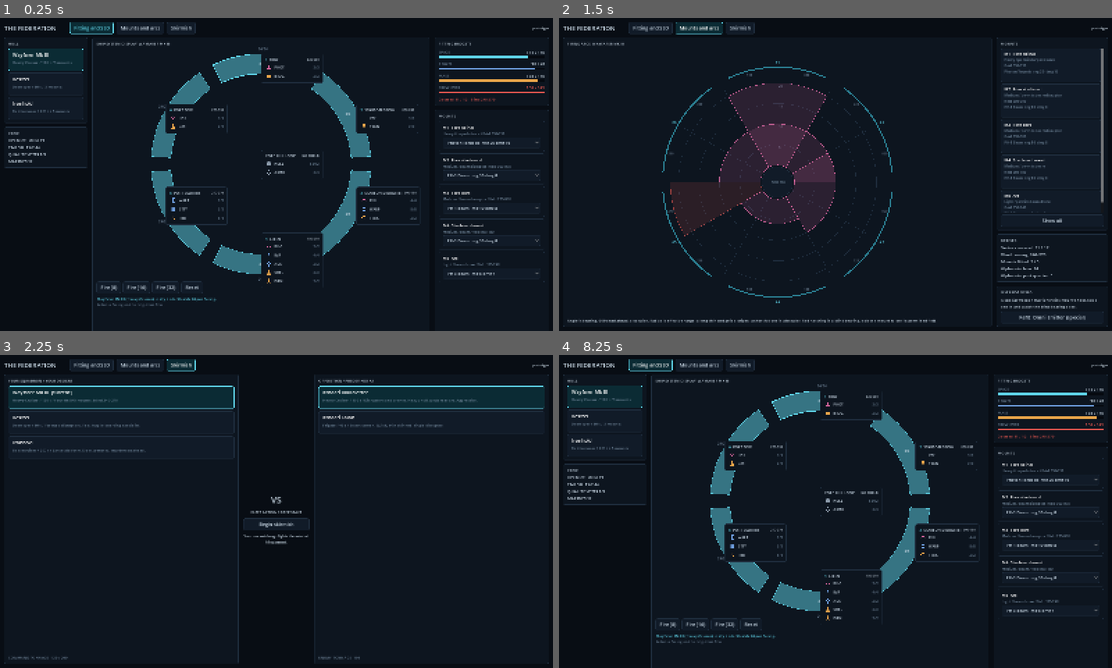
Above: before the commit, frames 1-4 (two rows, left to right).
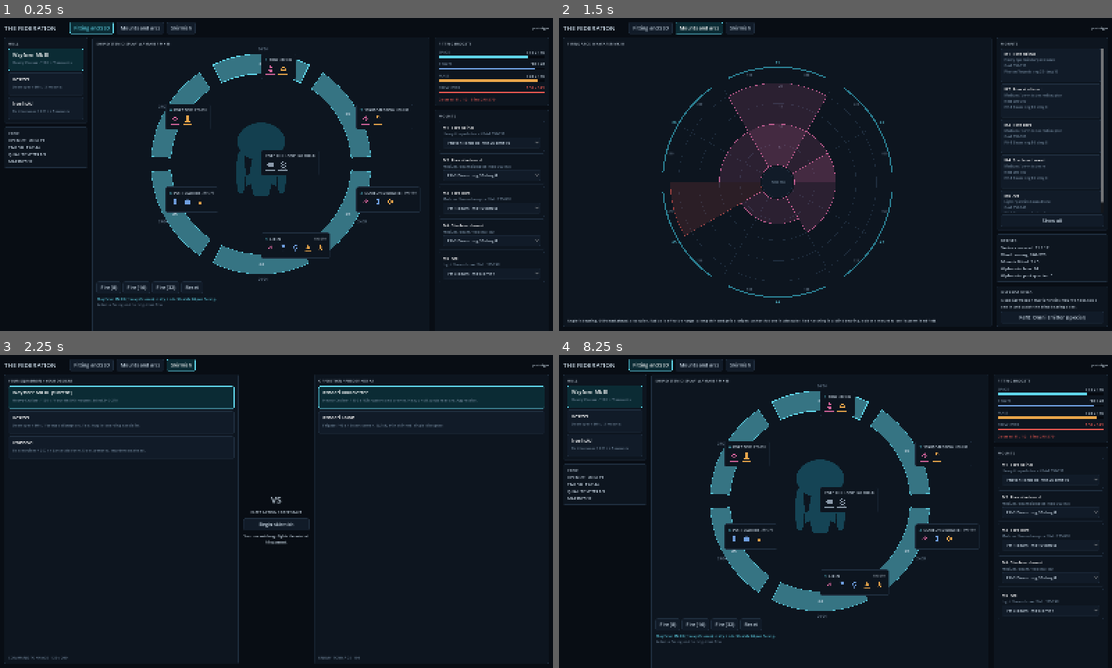
Above: after the commit, the same moments.

Repository: RubenTipparach/the-federation
Game: Godot game, scene res://scenes/main.tscn
Same seed, same stepped clock (60 frames per second), same inputs: the game is played once before the commit and once after it.
Inputs:
- Up to frame 1 (0.25 s): no input
- Up to frame 2 (1.5 s): click "Fitting and SSD" at 0.5 s; click "Mounts and arcs" at 1.25 s
- Up to frame 3 (2.25 s): click "Skirmish" at 2 s
- Up to frame 4 (8.25 s): click "Begin skirmish" at 2.75 s; click "Tactical" at 3.5 s; click "Cinematic" at 4.25 s; click "Fire beams" at 5 s; click "Fire heavy" at 5.75 s; click "Reinforce weakest" at 6.5 s; click "Disengage" at 7.25 s; click "Fitting and SSD" at 8 s

The runs differ from the first frame. In frame 1, 3.3% of the frame differs, in the area x 29-76%, y 12-85%; in frame 2, nothing differs; in frame 3, nothing differs; in frame 4, 3.3%.

Commit message:
Put the ship back under the SSD and compact the slots
The plate lost the hull when it moved into Godot. A committed hull mesh now
renders behind the ring in its own viewport, seen straight down with the bow
up, the same framing the combat plan inset uses, so the sectors sit on the
part of the ship they describe and switching hulls switches the silhouette.

Subsystems are slots now: an icon and a health bar, five to a row. Health is
the glance, the tooltip carries the code, the box count, and the mount for
when the player wants them. An empty facing says so in its header instead of
listing nothing.

Co-Authored-By: Claude Opus 5 <noreply@anthropic.com>
Claude-Session: https://claude.ai/code/session_01CvwCzyN7nJMTRzM6y36WyC

Diff:
--- /dev/null
+++ b/assets/materials/mat_hull_plate.tres
@@ -0,0 +1,13 @@
+[gd_resource type="StandardMaterial3D" format=3]
+
+; The hull under the ship systems display. Dimmer and less emissive than the
+; tactical hull material so the plate's panels stay the thing being read, with
+; enough shading left for the silhouette to have depth.
+
+[resource]
+albedo_color = Color(0.15, 0.26, 0.33, 1)
+metallic = 0.1
+roughness = 0.85
+emission_enabled = true
+emission = Color(0.09, 0.28, 0.34, 1)
+emission_energy_multiplier = 1.0
--- a/scenes/fitting.tscn
+++ b/scenes/fitting.tscn
@@ -1,8 +1,9 @@
-[gd_scene load_steps=4 format=3]
+[gd_scene load_steps=5 format=3]
 
 [ext_resource type="Script" path="res://src/ui/fitting_screen.gd" id="1"]
 [ext_resource type="Script" path="res://src/ui/ssd_control.gd" id="2"]
 [ext_resource type="PackedScene" path="res://scenes/ui/budget_bar.tscn" id="3"]
+[ext_resource type="PackedScene" path="res://scenes/ui/hull_view.tscn" id="4"]
 
 [node name="Fitting" type="HBoxContainer"]
 anchors_preset = 15
@@ -70,6 +71,20 @@
 custom_minimum_size = Vector2(0, 660)
 script = ExtResource("2")
 
+[node name="HullView" parent="Center/V/Ring" instance=ExtResource("4")]
+layout_mode = 1
+anchors_preset = 8
+anchor_left = 0.5
+anchor_top = 0.5
+anchor_right = 0.5
+anchor_bottom = 0.5
+offset_left = -280.0
+offset_top = -280.0
+offset_right = 280.0
+offset_bottom = 280.0
+grow_horizontal = 2
+grow_vertical = 2
+
 [node name="Sector0" type="Control" parent="Center/V/Ring"]
 layout_mode = 1
 anchors_preset = 8
--- /dev/null
+++ b/scenes/ui/hull_view.tscn
@@ -0,0 +1,31 @@
+[gd_scene load_steps=3 format=3]
+
+[ext_resource type="Script" path="res://src/ui/hull_view.gd" id="1"]
+[ext_resource type="Material" path="res://assets/materials/mat_hull_plate.tres" id="2"]
+
+[node name="HullView" type="SubViewportContainer"]
+stretch = true
+mouse_filter = 2
+modulate = Color(1, 1, 1, 0.85)
+script = ExtResource("1")
+
+[node name="View" type="SubViewport" parent="."]
+own_world_3d = true
+transparent_bg = true
+handle_input_locally = false
+size = Vector2i(560, 560)
+render_target_update_mode = 4
+
+[node name="Rig" type="Node3D" parent="View"]
+
+[node name="Hull" type="MeshInstance3D" parent="View/Rig"]
+material_override = ExtResource("2")
+
+[node name="Key" type="DirectionalLight3D" parent="View/Rig"]
+transform = Transform3D(1, 0, 0, 0, 0.5, 0.86, 0, -0.86, 0.5, 0, 12, 6)
+light_energy = 1.4
+
+[node name="Camera" type="Camera3D" parent="View/Rig"]
+transform = Transform3D(1, 0, 0, 0, 0, -1, 0, 1, 0, 0, 20, 0)
+projection = 1
+size = 9.0
--- a/scenes/ui/sector_panel.tscn
+++ b/scenes/ui/sector_panel.tscn
@@ -3,7 +3,7 @@
 [ext_resource type="Script" path="res://src/ui/sector_panel.gd" id="1"]
 
 [node name="SectorPanel" type="PanelContainer"]
-custom_minimum_size = Vector2(178, 0)
+custom_minimum_size = Vector2(0, 0)
 mouse_filter = 2
 script = ExtResource("1")
 
@@ -31,6 +31,8 @@
 theme_override_font_sizes/font_size = 9
 text = "000-000"
 
-[node name="Systems" type="VBoxContainer" parent="V"]
+[node name="Systems" type="GridContainer" parent="V"]
 layout_mode = 2
-theme_override_constants/separation = 5
+columns = 5
+theme_override_constants/h_separation = 6
+theme_override_constants/v_separation = 6
--- a/scenes/ui/sys_line.tscn
+++ b/scenes/ui/sys_line.tscn
@@ -2,27 +2,22 @@
 
 [ext_resource type="Script" path="res://src/ui/sys_line.gd" id="1"]
 
-[node name="SysLine" type="HBoxContainer"]
-theme_override_constants/separation = 6
+[node name="SysSlot" type="VBoxContainer"]
+custom_minimum_size = Vector2(30, 34)
+mouse_filter = 0
+theme_override_constants/separation = 2
 script = ExtResource("1")
 
 [node name="Icon" type="TextureRect" parent="."]
-custom_minimum_size = Vector2(20, 20)
+custom_minimum_size = Vector2(26, 26)
 layout_mode = 2
-size_flags_vertical = 4
+size_flags_horizontal = 4
 expand_mode = 1
 stretch_mode = 5
 mouse_filter = 2
 
-[node name="SysName" type="Label" parent="."]
+[node name="Health" type="ColorRect" parent="."]
+custom_minimum_size = Vector2(26, 3)
 layout_mode = 2
-size_flags_horizontal = 3
-size_flags_vertical = 4
-theme_override_font_sizes/font_size = 10
-text = "SYSTEM"
-
-[node name="Count" type="Label" parent="."]
-layout_mode = 2
-size_flags_vertical = 4
-theme_override_font_sizes/font_size = 10
-text = "0/0"
+size_flags_horizontal = 4
+mouse_filter = 2
--- a/src/ui/fitting_screen.gd
+++ b/src/ui/fitting_screen.gd
@@ -114,6 +114,7 @@
 			"no shield" if is_core else Sectors.facing_arc_label(sector),
 			_demo.systems_in(key))
 		_panels.append(panel)
+	$Center/V/Ring/HullView.show_hull(session.fit.hull())
 
 
 func _refresh_state_views() -> void:
--- /dev/null
+++ b/src/ui/hull_view.gd
@@ -0,0 +1,25 @@
+extends SubViewportContainer
+
+## The ship under the ship systems display: the same committed hull mesh the
+## tactical view flies, seen from directly above so the six sectors sit on the
+## part of the ship they describe. Placement and configuration only, no
+## geometry is built here (CLAUDE.md 5.1).
+
+
+## Show the hull named by a hull entry. The camera pulls back with tonnage so
+## a frigate and a battlecruiser both fill the plate.
+func show_hull(hull: Dictionary) -> void:
+	var path: String = String(hull.get("mesh", ""))
+	var mesh_node: MeshInstance3D = $View/Rig/Hull
+	if path.is_empty() or not ResourceLoader.exists(path):
+		mesh_node.visible = false
+		return
+	mesh_node.visible = true
+	mesh_node.mesh = load(path)
+	var tonnage: float = float(hull.get("tonnage", 100))
+	var cam: Camera3D = $View/Rig/Camera
+	cam.size = clampf(10.5 + tonnage / 200.0 * 3.5, 10.5, 15.0)
+	# Straight down with the bow up the screen, the same framing the combat
+	# plan inset uses, so the plate and the tactical view agree on which way
+	# the ship is pointing.
+	cam.look_at_from_position(Vector3(0, 20, 0), Vector3.ZERO, Vector3(0, 0, 1))
--- a/src/ui/sector_panel.gd
+++ b/src/ui/sector_panel.gd
@@ -22,13 +22,11 @@
 	for sys in systems:
 		var line := SYS_LINE.instantiate()
 		$V/Systems.add_child(line)
-		line.build(String(sys["code"]), int(sys["boxes_max"]), String(sys["family"]))
+		line.build(String(sys["code"]), int(sys["boxes_max"]), String(sys["family"]),
+			String(sys.get("mount_id", "")))
 		_lines.append(line)
 	if systems.is_empty():
-		var empty := SYS_LINE.instantiate()
-		$V/Systems.add_child(empty)
-		empty.build("NO SYSTEMS", 0, "hull")
-		empty.paint(0, 0)
+		$V/Head/Arc.text = "empty"
 
 
 ## Repaint from the same system dictionaries the sim mutates, so the plate and
--- a/src/ui/sys_line.gd
+++ b/src/ui/sys_line.gd
@@ -1,33 +1,45 @@
-extends HBoxContainer
+extends VBoxContainer
 
-## One system on the ship systems display: its icon, its code, and what is
-## left of it. The SSD is a fitting view, so it answers "what is aboard and is
-## it intact"; the per hit point boxes belong to the combat view, where losing
-## one box at a time is the thing being watched.
+## One subsystem slot on the ship systems display: an icon and a health bar,
+## nothing else. The SSD is a fitting view, so a section's slots should read at
+## a glance; the code, the box count, and the mount live in the tooltip for
+## when the player wants them, and the per hit point boxes belong to the combat
+## view where they are what is being watched.
 ##
-## Icons are committed .png files (CLAUDE.md 3), tinted here with the family
-## colour the rest of the UI already uses, so one file serves every state.
+## Icons are committed .png masks (CLAUDE.md 3) tinted here with the family
+## colour the rest of the UI uses, so one file serves every damage state.
 
 const ICON_DIR: String = "res://assets/icons/"
 
 var _family: String = "hull"
+var _code: String = ""
+var _mount: String = ""
 
 
-## Called when the fit changes. Loading the texture is the only work here.
-func build(code: String, _boxes_max: int, family: String) -> void:
+## Called when the fit changes: load the mask and write the tooltip once.
+func build(code: String, boxes_max: int, family: String, mount_id: String = "") -> void:
 	_family = family
-	$SysName.text = code
+	_code = code
+	_mount = mount_id
 	var path: String = ICON_DIR + code.to_lower().replace("-", "") + ".png"
 	$Icon.texture = load(path) if ResourceLoader.exists(path) else null
-	$Icon.visible = $Icon.texture != null
+	_write_tooltip(boxes_max, boxes_max)
 
 
 func paint(cur: int, boxes_max: int) -> void:
-	$Count.text = "%d/%d" % [cur, boxes_max]
+	var frac: float = 0.0 if boxes_max <= 0 else float(cur) / float(boxes_max)
 	var dead: bool = cur <= 0
-	var hurt: bool = cur < boxes_max and not dead
+	var hurt: bool = frac < 1.0 and not dead
 	var hue: Color = Palette.CRIT if dead else (
 		Palette.AMBER if hurt else Palette.family_color(_family))
-	$Icon.modulate = hue if not dead else Palette.with_alpha(Palette.CRIT, 0.45)
-	$SysName.add_theme_color_override("font_color", Palette.CRIT if dead else Palette.FG)
-	$Count.add_theme_color_override("font_color", hue if dead or hurt else Palette.DIM)
+	$Icon.modulate = Palette.with_alpha(Palette.CRIT, 0.4) if dead else hue
+	$Health.color = Palette.with_alpha(hue, 0.25 if dead else 0.9)
+	# The bar is the glance: full width intact, a stub when nearly gone.
+	$Health.custom_minimum_size.x = 26.0
+	$Health.scale = Vector2(maxf(frac, 0.04) if not dead else 1.0, 1.0)
+	_write_tooltip(cur, boxes_max)
+
+
+func _write_tooltip(cur: int, boxes_max: int) -> void:
+	tooltip_text = "%s   %d / %d boxes%s" % [
+		_code, cur, boxes_max, "" if _mount.is_empty() else "   mount " + _mount]
Not shown, added: src/ui/hull_view.gd.uid
